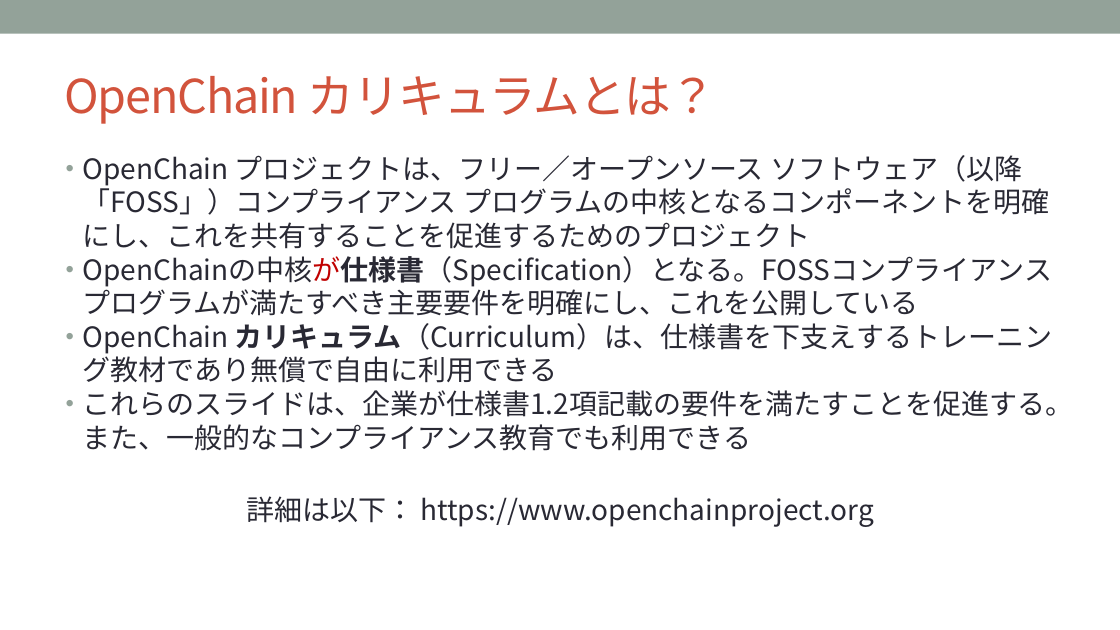
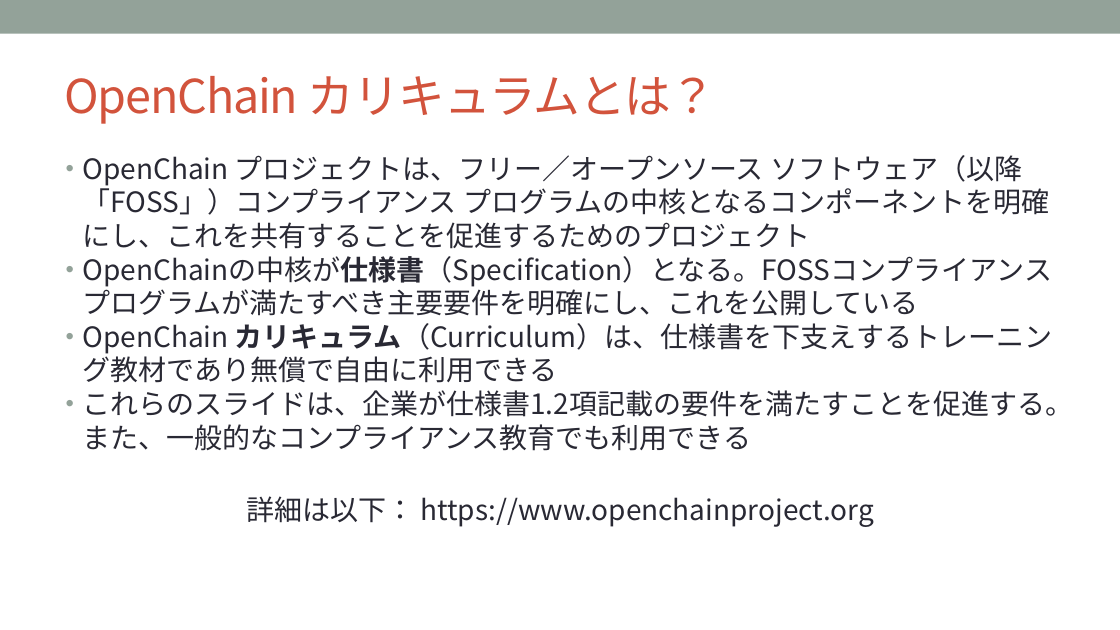
Before and after one commit to OpenChain-Project/Curriculum-Translation-JP, a slide deck: slide 3 of RELEASE/openchain-curriculum-for-1-1_JP.pptx. Drawn at 1120x630 pixels with LibreOffice and Linux fonts; fonts in the diff are those of the drawing; background and template pictures are left out. Boxes give left, top, right and bottom in pixels: in the first picture for what was removed or moved away, otherwise in the second. Text is boxed around its words. In the diff, an @@ line names an element or a change of style, - is before the commit and + after.

Commit message:
Curriculum for Spec v1.1 Japanese

```diff
--- a/RELEASE/openchain-curriculum-for-1-1_JP.pptx
+++ b/RELEASE/openchain-curriculum-for-1-1_JP.pptx
@@ text at (82, 256, 1052, 316): text colour #C00000 to #292934 in "OpenChainの中核が仕様書（Specification）となる。FOSSコンプライアンス" @@
```
